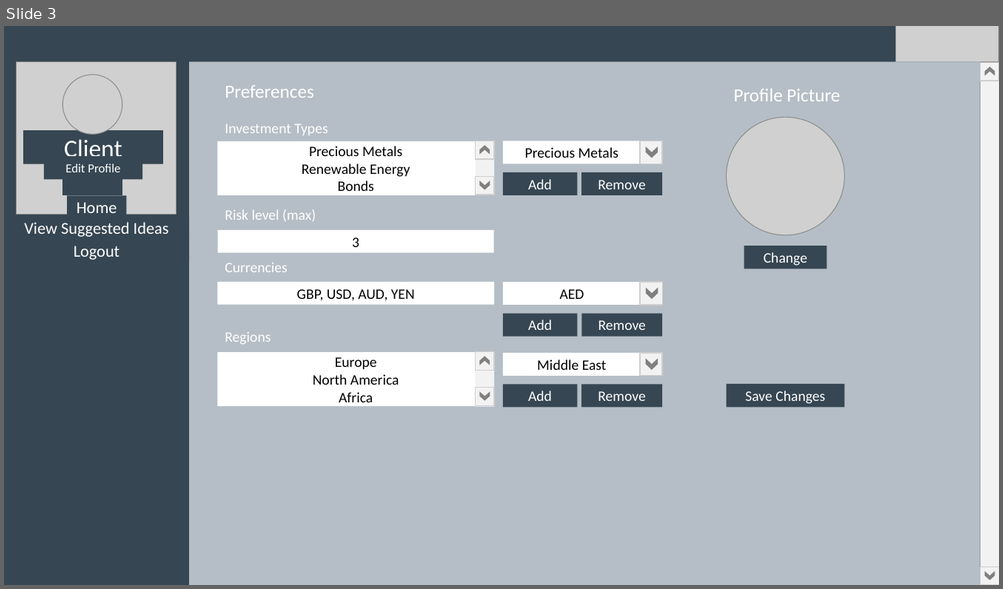
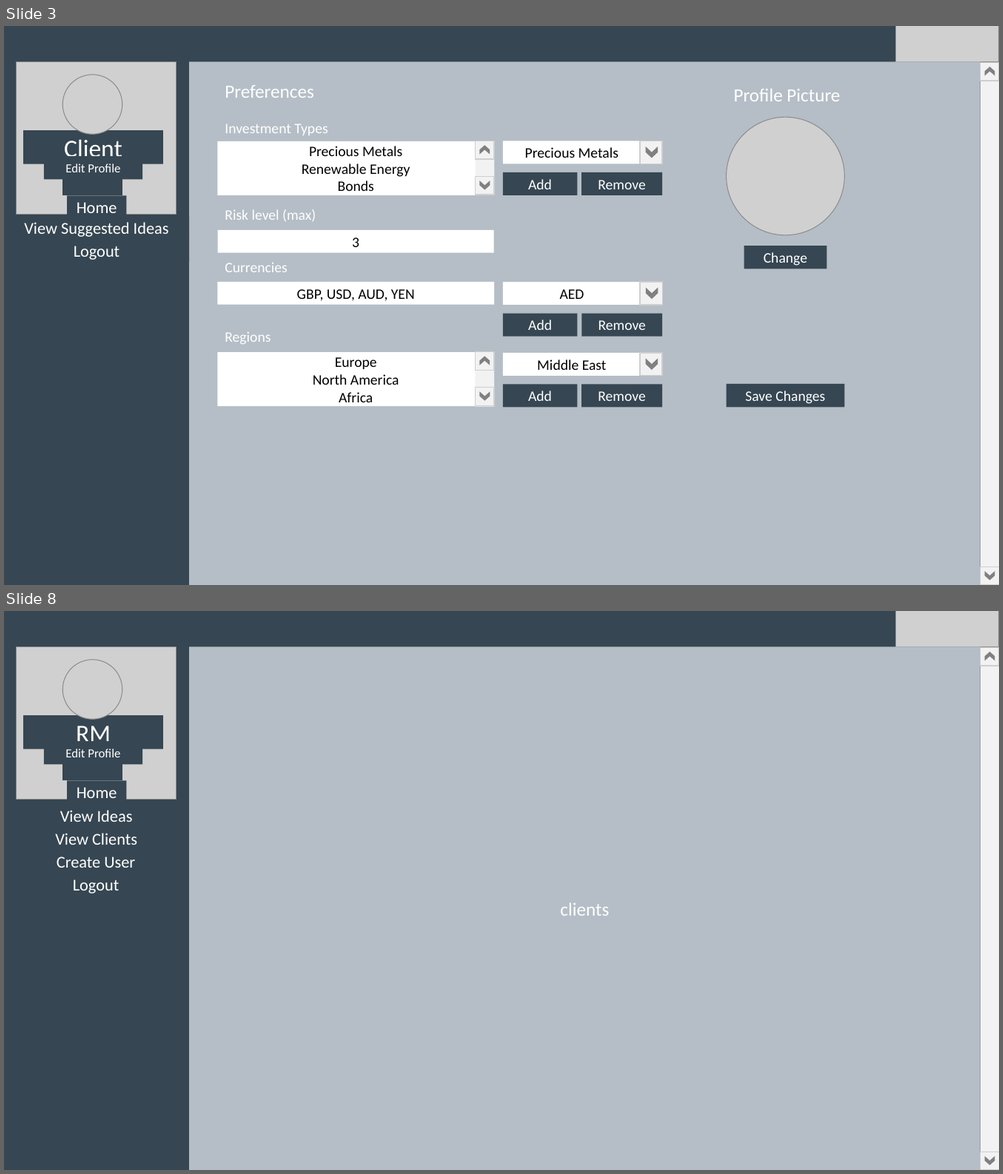
Before and after one commit to danelms/softEng, a slide deck: Documents, diagrams etc/Page Prototypes.pptx. Shown one above the other, each under a label of ours: slide 3 before the commit, slides 3 and 8 after it; the slides between them are not shown. The pictures are 1003x589 and 1003x1174 pixels, drawn with LibreOffice and Linux fonts; fonts in the diff are those of the drawing; grey boxes stand for pictures. Boxes give left, top, right and bottom in pixels: in the first picture for what was removed or moved away, otherwise in the second. Text is boxed around its words. In the diff, an @@ line names an element or a change of style, - is before the commit and + after.

```diff
--- a/Documents, diagrams etc/Page Prototypes.pptx
+++ b/Documents, diagrams etc/Page Prototypes.pptx
@@ slide 8 added at (4, 611, 999, 1170), background #364652 @@
@@ picture added at (896, 611, 999, 647) @@
@@ picture added at (17, 647, 176, 799) @@
@@ rectangle added at (189, 647, 980, 1170), fill #B5BEC6, 18 pt, text #FFFFFF @@
+clients
@@ rectangle added at (980, 647, 999, 1170), fill #F2F2F2 @@
@@ rectangle added at (980, 647, 999, 666), fill #F2F2F2, outline #D0CECE 1 pt @@
@@ chevron added at (984, 652, 995, 661), fill #808080 @@
@@ picture added at (63, 660, 122, 719) @@
@@ rectangle added at (23, 715, 163, 749), fill #364652, 24 pt, text #FFFFFF @@
+RM
@@ rectangle added at (43, 741, 142, 765), fill #364652, 12 pt, text #FFFFFF @@
+Edit Profile
@@ rectangle added at (63, 762, 122, 780), fill #364652, outline #364652 1 pt @@
@@ text added at (77, 787, 117, 798), 16 pt, text #FFFFFF @@
+Home
@@ text added at (60, 810, 133, 822), 16 pt, text #FFFFFF @@
+View Ideas
@@ text added at (55, 833, 137, 845), 16 pt, text #FFFFFF @@
+View Clients
@@ text added at (57, 857, 135, 868), 16 pt, text #FFFFFF @@
+Create User
@@ text added at (73, 880, 119, 894), 16 pt, text #FFFFFF @@
+Logout
@@ rectangle added at (980, 1153, 999, 1170), fill #F2F2F2, outline #D0CECE 1 pt @@
@@ chevron added at (984, 1156, 995, 1165), fill #808080 @@
```
Also in this commit, not shown: 3 slides changed, 4 other slides added, 10 other files.
